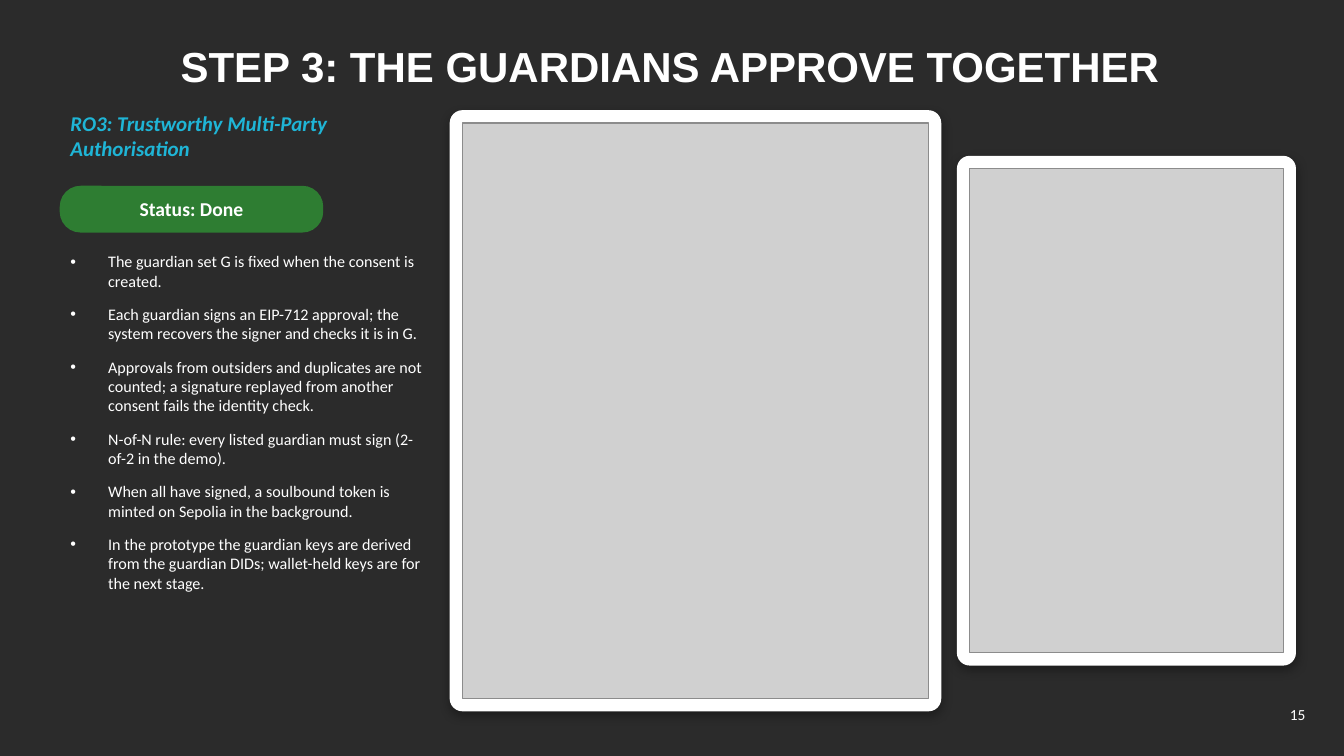
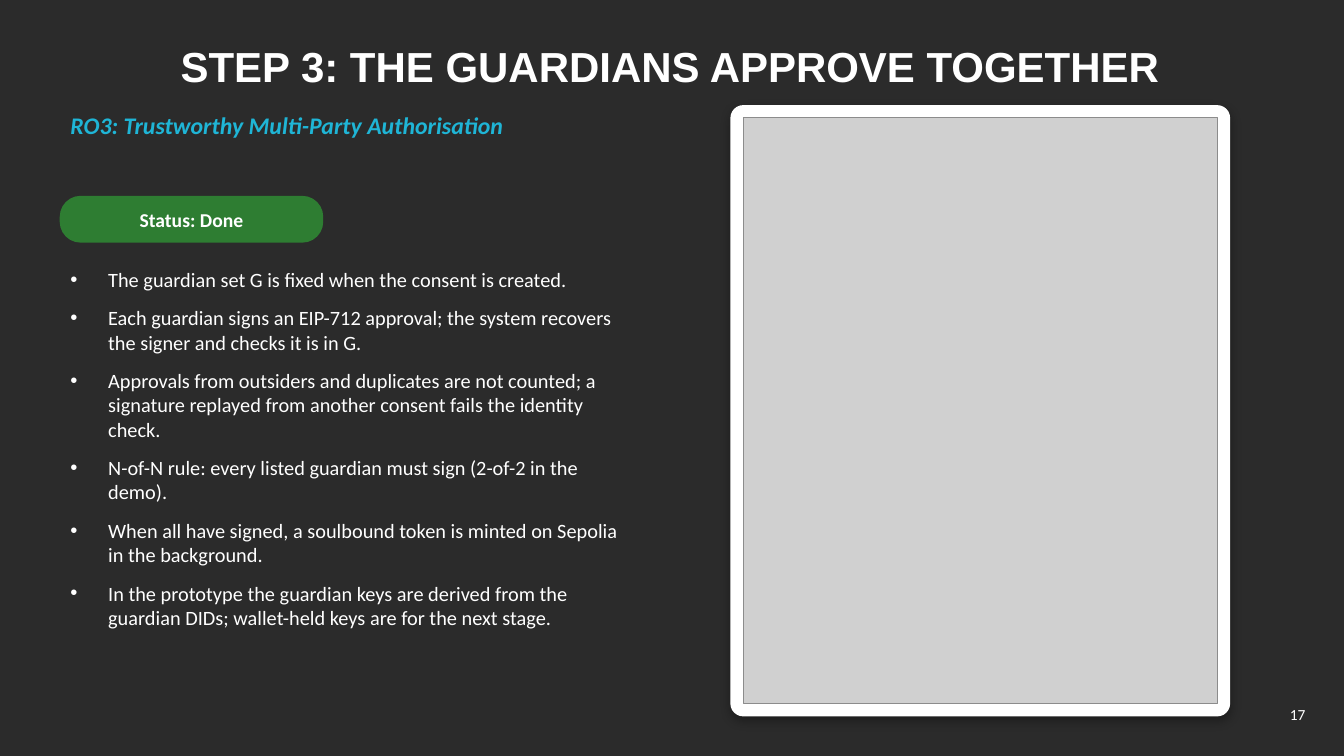
Before and after one commit to yasir12345678900/HealthRWA-Sepolia-Personal-try, a slide deck: slide 17 of docs/Yasir_Candidature_Reassessment_Slides_Simple.pptx (slide 15 before the commit). Drawn at 1344x756 pixels with LibreOffice and Linux fonts; fonts in the diff are those of the drawing; grey boxes stand for pictures; background and template pictures are left out; a plain dark background stands for a picture behind light text. Boxes give left, top, right and bottom in pixels: in the first picture for what was removed or moved away, otherwise in the second. Text is boxed around its words. In the diff, an @@ line names an element or a change of style, - is before the commit and + after.

```diff
--- a/docs/Yasir_Candidature_Reassessment_Slides_Simple.pptx
+++ b/docs/Yasir_Candidature_Reassessment_Slides_Simple.pptx
@@ text "RO3: Trustworthy Multi-Party Authorisation" at (70, 117, 503, 138): size 15 to 17 pt @@
@@ rounded rectangle removed at (451, 111, 941, 711) @@
@@ rounded rectangle: place and size @@
-rounded rectangle at (958, 156, 1296, 664)
+rounded rectangle at (731, 106, 1229, 716)
@@ rounded rectangle at (731, 106, 1229, 716): proportions changed @@
@@ picture: place and size @@
-picture at (463, 123, 929, 699)
+picture at (743, 118, 1217, 704)
@@ picture removed at (970, 168, 1284, 652) @@
@@ text "Status: Done": place and size @@
-text "Status: Done" at (140, 203, 243, 216)
+text "Status: Done" at (140, 214, 243, 227)
@@ rounded rectangle: place and size @@
-rounded rectangle at (60, 187, 323, 232)
+rounded rectangle at (60, 197, 323, 242)
@@ text "The guardian set G is ...": place and size @@
-text "The guardian set G is ..." at (108, 256, 421, 592)
+text "The guardian set G is ..." at (108, 273, 617, 629)
@@ text "The guardian set G is ..." at (108, 273, 617, 629): size 11.5 to 14.5 pt @@
@@ page number at (1290, 710, 1306, 720): text changed @@
-15
+17
```
Also in this commit, not shown: 5 other slides changed, 6 slides added, 3 other files.
